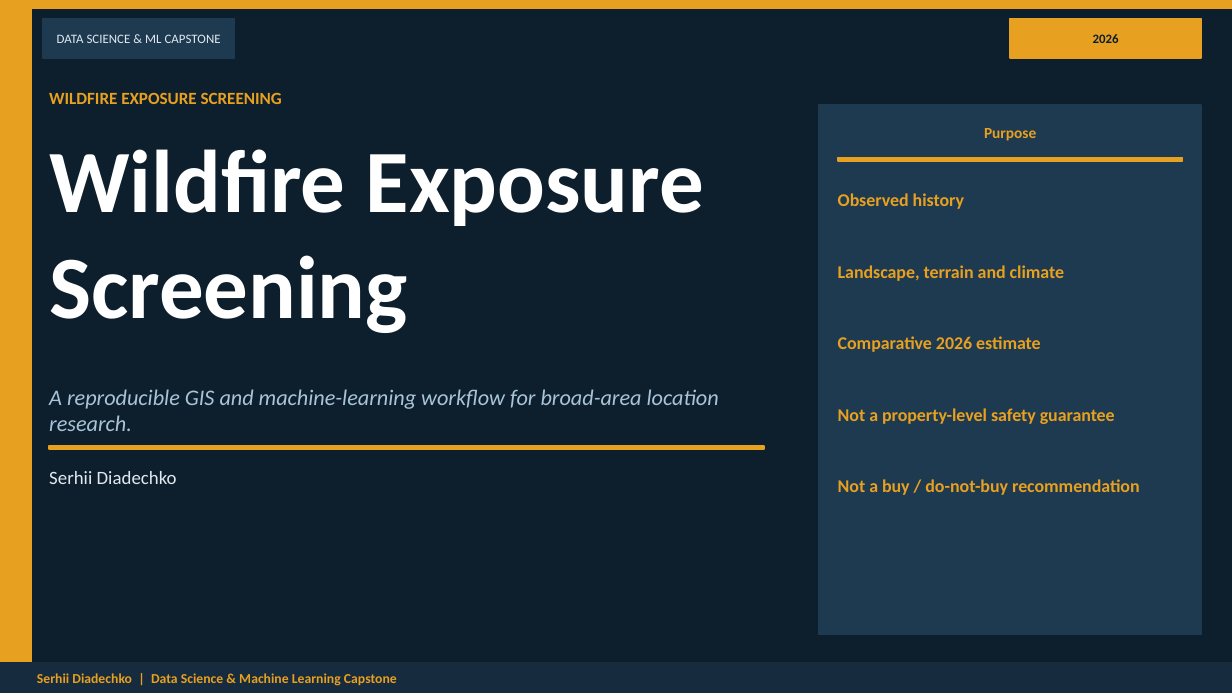
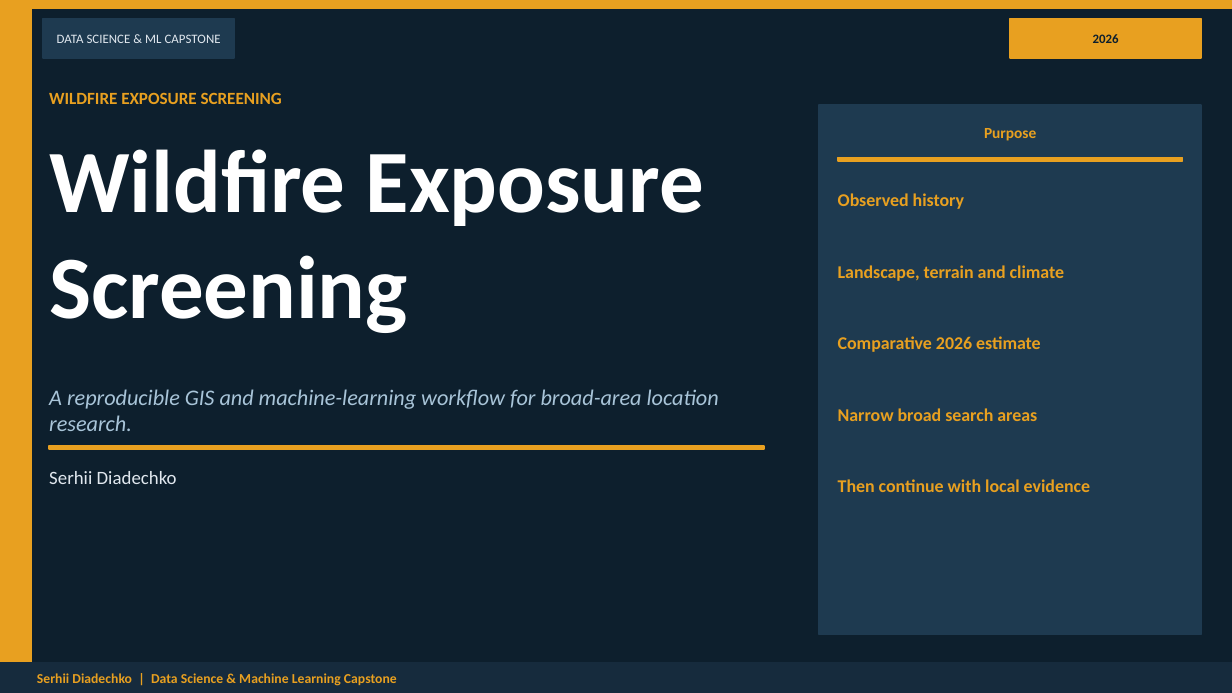
Before and after one commit to serhii-diadechko-git/wildfire_property_screening_portugal, a slide deck: slide 1 of reports/presentation/wildfire_exposure_screening_capstone_final.pptx. Drawn at 1232x693 pixels with LibreOffice and Linux fonts; fonts in the diff are those of the drawing. Boxes give left, top, right and bottom in pixels: in the first picture for what was removed or moved away, otherwise in the second. Text is boxed around its words. In the diff, an @@ line names an element or a change of style, - is before the commit and + after.

```diff
--- a/reports/presentation/wildfire_exposure_screening_capstone_final.pptx
+++ b/reports/presentation/wildfire_exposure_screening_capstone_final.pptx
@@ text at bbox=[838, 408, 1037, 421]: text changed @@
-Not a property-level safety guarantee
+Narrow broad search areas
@@ text at bbox=[838, 479, 1090, 492]: text changed @@
-Not a buy / do-not-buy recommendation
+Then continue with local evidence
```
Also in this commit, not shown: 5 other slides changed, 2 slides added, 4 slides removed, 2 other files.
